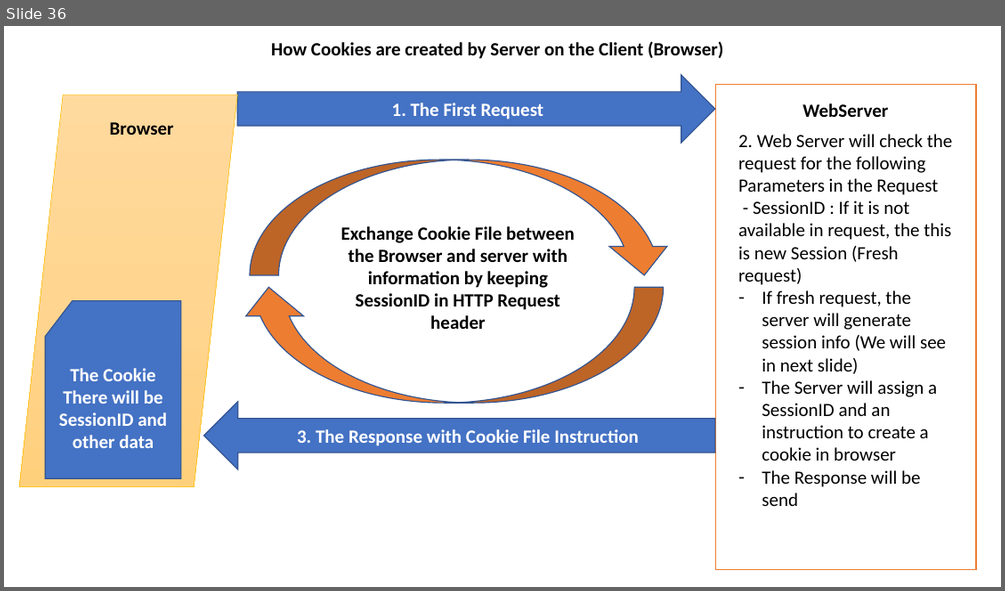
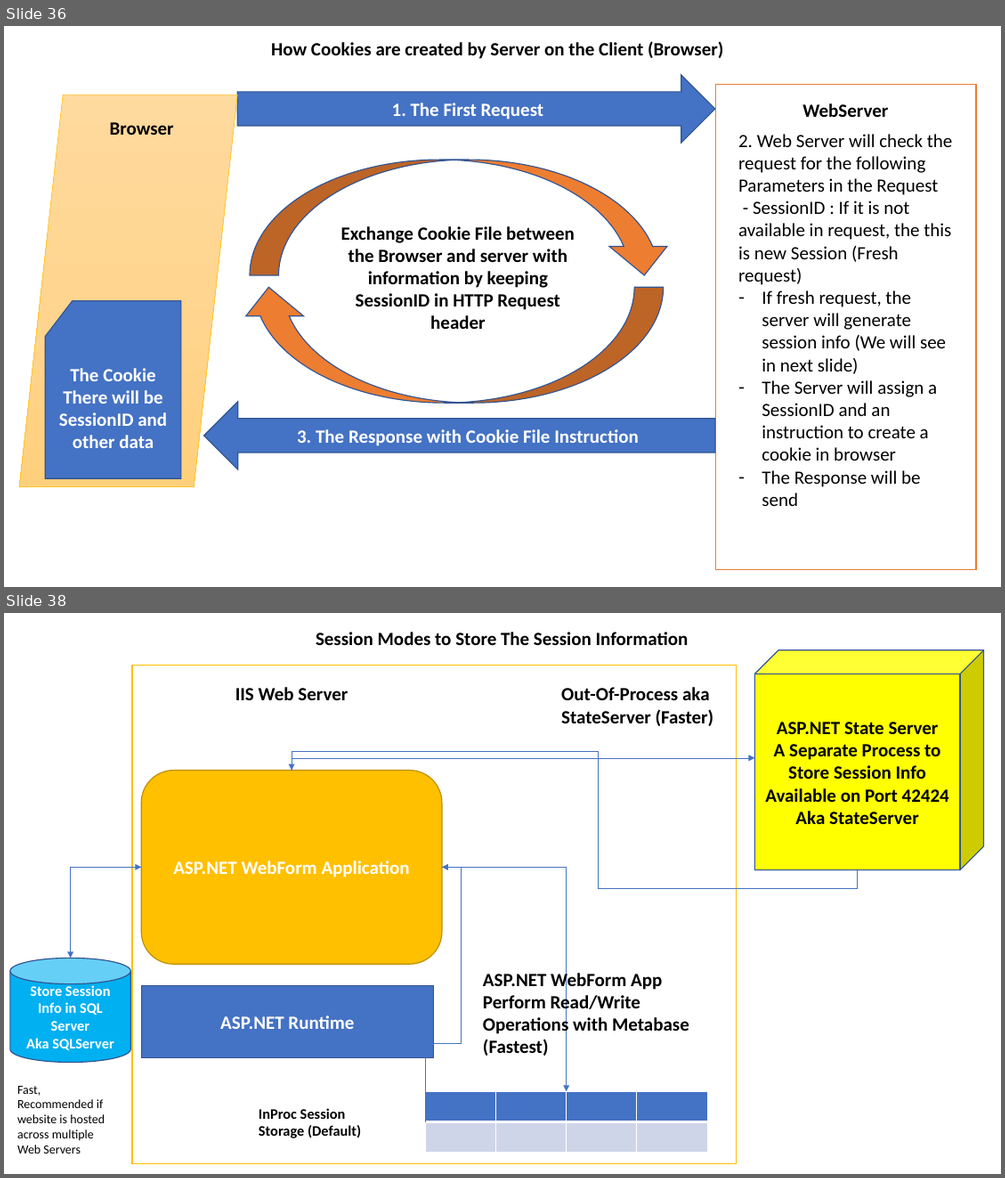
Before and after one commit to maheshsabnis/NetFrwk_Projects, a slide deck: Training-Images.pptx. Shown one above the other, each under a label of ours: slide 36 before the commit, slides 36 and 38 after it; the slides between them are not shown. The pictures are 1005x591 and 1005x1178 pixels, drawn with LibreOffice and Linux fonts; fonts in the diff are those of the drawing. Boxes give left, top, right and bottom in pixels: in the first picture for what was removed or moved away, otherwise in the second. Text is boxed around its words. In the diff, an @@ line names an element or a change of style, - is before the commit and + after.

```diff
--- a/Training-Images.pptx
+++ b/Training-Images.pptx
@@ slide 38 added at box(4, 613, 1001, 1174), background #FFFFFF @@
@@ text added at box(316, 632, 688, 645), 18 pt, text #000000, bold @@
+Session Modes to Store The Session Information
@@ rectangle added at box(132, 666, 736, 1164), fill #FFFFFF, outline #FFC000 1 pt @@
@@ cube added at box(755, 650, 984, 870), fill #FFFF00, outline #325491 1 pt, 18 pt, text #000000, bold @@
+ASP.NET State Server
+A Separate Process to Store Session Info
+Available on Port 42424
+Aka StateServer
@@ text added at box(235, 687, 348, 700), 18 pt, text #000000, bold @@
+IIS Web Server
@@ text added at box(561, 687, 714, 726), 18 pt, text #000000, bold @@
+Out-Of-Process aka StateServer (Faster)
@@ rounded rectangle added at box(142, 770, 442, 964), fill #FFC000, outline #BD8E00 1 pt, 18 pt, text #FFFFFF, bold @@
+ASP.NET WebForm Application
@@ elbow arrow added from (291, 770) to (755, 758), #4472C4 0.5 pt @@
@@ elbow arrow added from (858, 870) to (291, 770), #4472C4 0.5 pt @@
@@ elbow arrow added from (142, 868) to (71, 957), #4472C4 0.5 pt @@
@@ elbow arrow added from (71, 957) to (142, 868), #4472C4 0.5 pt @@
@@ elbow arrow added from (425, 1122) to (442, 868), #4472C4 0.5 pt @@
@@ elbow arrow added from (442, 868) to (566, 1092), #4472C4 0.5 pt @@
@@ cylinder added at box(10, 957, 130, 1062), fill #00B0F0, outline #325491 1 pt, 14 pt, text #FFFFFF, bold @@
+Store Session Info in SQL Server
+Aka SQLServer
@@ rectangle added at box(142, 985, 434, 1058), fill #4472C4, outline #325491 1 pt, 18 pt, text #FFFFFF, bold @@
+ASP.NET Runtime
@@ text added at box(483, 970, 689, 1055), 18 pt, text #000000, bold @@
+ASP.NET WebForm App Perform Read/Write Operations with Metabase (Fastest)
@@ text added at box(17, 1086, 105, 1153), 12 pt, text #000000 @@
+Fast, Recommended if website is hosted across multiple Web Servers
@@ table added at box(425, 1092, 706, 1152), 2 rows, 4 columns @@
+ |  |  | 
+ |  |  | 
@@ text added at box(259, 1108, 361, 1138), 14 pt, text #000000, bold @@
+InProc Session Storage (Default)
```
Also in this commit, not shown: 2 other slides added, 16 other files.
